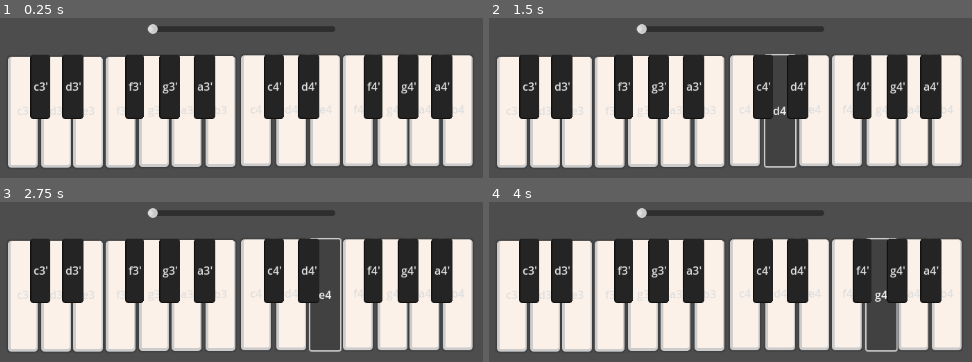
Above: before the commit, frames 1-4 (two rows, left to right).
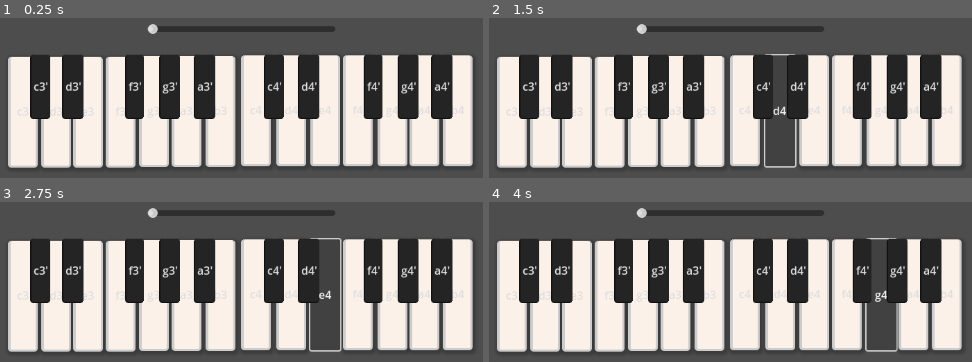
Above: after the commit, the same moments.

Repository: AsaM1taka/Music-Assignment
Game: Godot game, scene res://audio_demo.tscn
Same seed, same stepped clock (60 frames per second), same inputs: the game is played once before the commit and once after it.
Inputs:
- Up to frame 1 (0.25 s): no input
- Up to frame 2 (1.5 s): click "c4" at 0.5 s; click "d4" at 1.25 s
- Up to frame 3 (2.75 s): click "e4" at 2 s
- Up to frame 4 (4 s): click "f4" at 2.75 s; click "g4" at 3.5 s

The runs differ from the first frame. In frame 1, 1.2% of the frame differs, in the area x 2-98%, y 23-93%; in frame 2, 1.1%; in frame 3, 1.0%; in frame 4, 1.1%.
Error in both runs: Attempt to call function 'play' in base 'null instance' on a null instance. (res://audio_demo.gd:20)

Commit message:
notes not working anymore???

Diff:
--- a/music-assignment/audio_demo.tscn
+++ b/music-assignment/audio_demo.tscn
@@ -28,17 +28,32 @@
 [sub_resource type="StyleBoxFlat" id="StyleBoxFlat_v3m31"]
 bg_color = Color(0.984932, 0.943425, 0.914359, 1)
 border_width_left = 4
-border_width_right = 2
-border_width_bottom = 4
+border_width_right = 3
+border_width_bottom = 3
 corner_radius_top_left = 4
 corner_radius_top_right = 4
 corner_radius_bottom_right = 4
 corner_radius_bottom_left = 4
 shadow_color = Color(0.190762, 0.190762, 0.190762, 0.6)
+shadow_size = 6
+shadow_offset = Vector2(1.74, 2.375)
+
+[sub_resource type="StyleBoxFlat" id="StyleBoxFlat_ktis2"]
+bg_color = Color(1, 0.622808, 0.87938, 1)
+border_width_left = 3
+border_width_right = 3
+border_width_bottom = 4
+border_color = Color(0.660908, 0.360675, 0.514822, 1)
+corner_radius_top_left = 2
+corner_radius_top_right = 2
+corner_radius_bottom_right = 2
+corner_radius_bottom_left = 2
 shadow_size = 3
+shadow_offset = Vector2(0.27, 0.265)
 
 [sub_resource type="Theme" id="Theme_bdm5y"]
 Button/styles/normal = SubResource("StyleBoxFlat_v3m31")
+Button/styles/pressed = SubResource("StyleBoxFlat_ktis2")
 
 [sub_resource type="StyleBoxFlat" id="StyleBoxFlat_5wawd"]
 bg_color = Color(0.140447, 0.140447, 0.140447, 1)
@@ -50,8 +65,16 @@
 corner_radius_bottom_right = 4
 corner_radius_bottom_left = 4
 
+[sub_resource type="StyleBoxFlat" id="StyleBoxFlat_p2lds"]
+bg_color = Color(0.211441, 0.0979301, 0.158331, 1)
+border_width_left = 3
+border_width_right = 3
+border_width_bottom = 4
+border_color = Color(0.16059, 0.0914758, 0.115638, 1)
+
 [sub_resource type="Theme" id="Theme_xb35a"]
 Button/styles/normal = SubResource("StyleBoxFlat_5wawd")
+Button/styles/pressed = SubResource("StyleBoxFlat_p2lds")
 
 [node name="Audio Demo" type="Node2D"]
 script = ExtResource("1_ekvb8")
@@ -65,6 +88,7 @@
 theme = SubResource("Theme_bdm5y")
 
 [node name="c4" type="Button" parent="Control"]
+layout_mode = 0
 offset_left = 567.0
 offset_top = 243.0
 offset_right = 610.0
@@ -76,6 +100,7 @@
 stream = ExtResource("2_nk2n0")
 
 [node name="d4" type="Button" parent="Control"]
+layout_mode = 0
 offset_left = 618.0
 offset_top = 243.0
 offset_right = 661.0
@@ -87,6 +112,7 @@
 stream = ExtResource("3_ueqic")
 
 [node name="e4" type="Button" parent="Control"]
+layout_mode = 0
 offset_left = 667.0
 offset_top = 243.0
 offset_right = 710.0
@@ -98,6 +124,7 @@
 stream = ExtResource("4_hbbud")
 
 [node name="f4" type="Button" parent="Control"]
+layout_mode = 0
 offset_left = 714.0
 offset_top = 243.0
 offset_right = 757.0
@@ -109,6 +136,7 @@
 stream = ExtResource("5_t1pnr")
 
 [node name="g4" type="Button" parent="Control"]
+layout_mode = 0
 offset_left = 764.0
 offset_top = 243.0
 offset_right = 807.0
@@ -120,6 +148,7 @@
 stream = ExtResource("6_inbof")
 
 [node name="a4" type="Button" parent="Control"]
+layout_mode = 0
 offset_left = 810.0
 offset_top = 243.0
 offset_right = 853.0
@@ -131,6 +160,7 @@
 stream = ExtResource("7_s5r8n")
 
 [node name="b4" type="Button" parent="Control"]
+layout_mode = 0
 offset_left = 858.0
 offset_top = 243.0
 offset_right = 901.0
@@ -142,6 +172,7 @@
 stream = ExtResource("8_5r0lt")
 
 [node name="c3" type="Button" parent="Control"]
+layout_mode = 0
 offset_left = 231.0
 offset_top = 245.0
 offset_right = 274.0
@@ -153,6 +184,7 @@
 stream = ExtResource("9_lostx")
 
 [node name="d3" type="Button" parent="Control"]
+layout_mode = 0
 offset_left = 279.0
 offset_top = 245.0
 offset_right = 322.0
@@ -164,6 +196,7 @@
 stream = ExtResource("10_p60xs")
 
 [node name="e3" type="Button" parent="Control"]
+layout_mode = 0
 offset_left = 325.0
 offset_top = 245.0
 offset_right = 368.0
@@ -175,6 +208,7 @@
 stream = ExtResource("11_5gy64")
 
 [node name="f3" type="Button" parent="Control"]
+layout_mode = 0
 offset_left = 372.0
 offset_top = 245.0
 offset_right = 415.0
@@ -186,6 +220,7 @@
 stream = ExtResource("12_8n8n5")
 
 [node name="g3" type="Button" parent="Control"]
+layout_mode = 0
 offset_left = 420.0
 offset_top = 244.0
 offset_right = 463.0
@@ -197,6 +232,7 @@
 stream = ExtResource("13_iunib")
 
 [node name="a3" type="Button" parent="Control"]
+layout_mode = 0
 offset_left = 467.0
 offset_top = 244.0
 offset_right = 510.0
@@ -208,6 +244,7 @@
 stream = ExtResource("14_trk0g")
 
 [node name="b3" type="Button" parent="Control"]
+layout_mode = 0
 offset_left = 516.0
 offset_top = 244.0
 offset_right = 559.0
@@ -219,6 +256,7 @@
 stream = ExtResource("15_5fq41")
 
 [node name="HSlider" type="HSlider" parent="Control"]
+layout_mode = 0
 offset_left = 432.0
 offset_top = 197.0
 offset_right = 703.0
@@ -232,6 +270,7 @@
 theme = SubResource("Theme_xb35a")
 
 [node name="c4#4" type="Button" parent="Control2"]
+layout_mode = 0
 offset_left = 601.0
 offset_top = 242.0
 offset_right = 630.0
@@ -243,6 +282,7 @@
 stream = ExtResource("16_b7pdt")
 
 [node name="d4#4" type="Button" parent="Control2"]
+layout_mode = 0
 offset_left = 650.0
 offset_top = 242.0
 offset_right = 681.0
@@ -254,6 +294,7 @@
 stream = ExtResource("17_c08ch")
 
 [node name="f4#4" type="Button" parent="Control2"]
+layout_mode = 0
 offset_left = 745.0
 offset_top = 242.0
 offset_right = 772.0
@@ -265,6 +306,7 @@
 stream = ExtResource("18_s2en8")
 
 [node name="g4#4" type="Button" parent="Control2"]
+layout_mode = 0
 offset_left = 794.0
 offset_top = 242.0
 offset_right = 824.0
@@ -276,6 +318,7 @@
 stream = ExtResource("19_cyofy")
 
 [node name="a4#4" type="Button" parent="Control2"]
+layout_mode = 0
 offset_left = 842.0
 offset_top = 242.0
 offset_right = 873.0
@@ -288,6 +331,7 @@
 stream = ExtResource("20_j63dn")
 
 [node name="c3#3" type="Button" parent="Control2"]
+layout_mode = 0
 offset_left = 264.0
 offset_top = 242.0
 offset_right = 293.0
@@ -299,6 +343,7 @@
 stream = ExtResource("21_0c3fx")
 
 [node name="d3#3" type="Button" parent="Control2"]
+layout_mode = 0
 offset_left = 310.0
 offset_top = 242.0
 offset_right = 341.0
@@ -310,6 +355,7 @@
 stream = ExtResource("10_p60xs")
 
 [node name="f3#3" type="Button" parent="Control2"]
+layout_mode = 0
 offset_left = 401.0
 offset_top = 242.0
 offset_right = 428.0
@@ -321,6 +367,7 @@
 stream = ExtResource("22_irwnk")
 
 [node name="g3#3" type="Button" parent="Control2"]
+layout_mode = 0
 offset_left = 450.0
 offset_top = 242.0
 offset_right = 480.0
@@ -332,6 +379,7 @@
 stream = ExtResource("23_3yvep")
 
 [node name="a3#3" type="Button" parent="Control2"]
+layout_mode = 0
 offset_left = 500.0
 offset_top = 242.0
 offset_right = 531.0
Not shown: 1 places in music-assignment/audio_demo.tscn that only renumber resources
